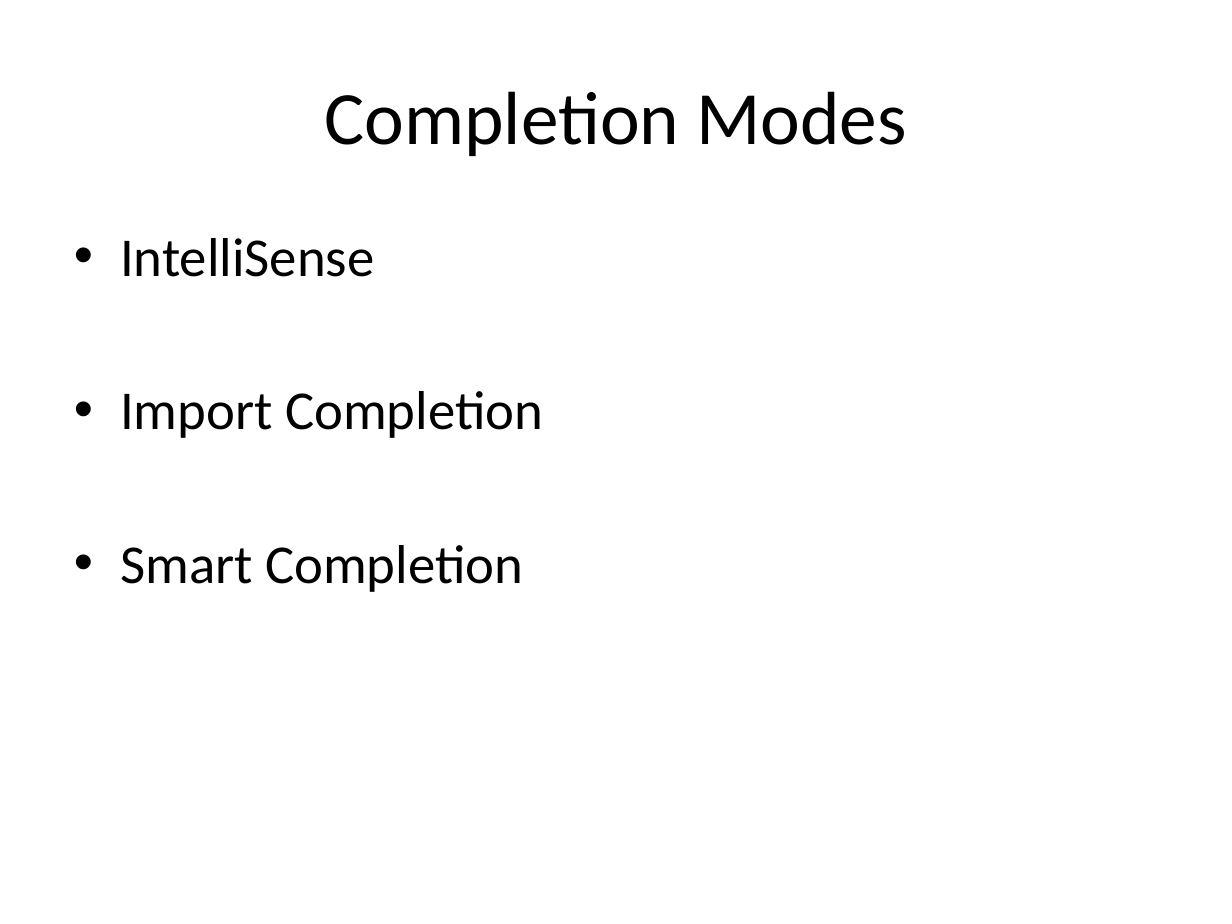
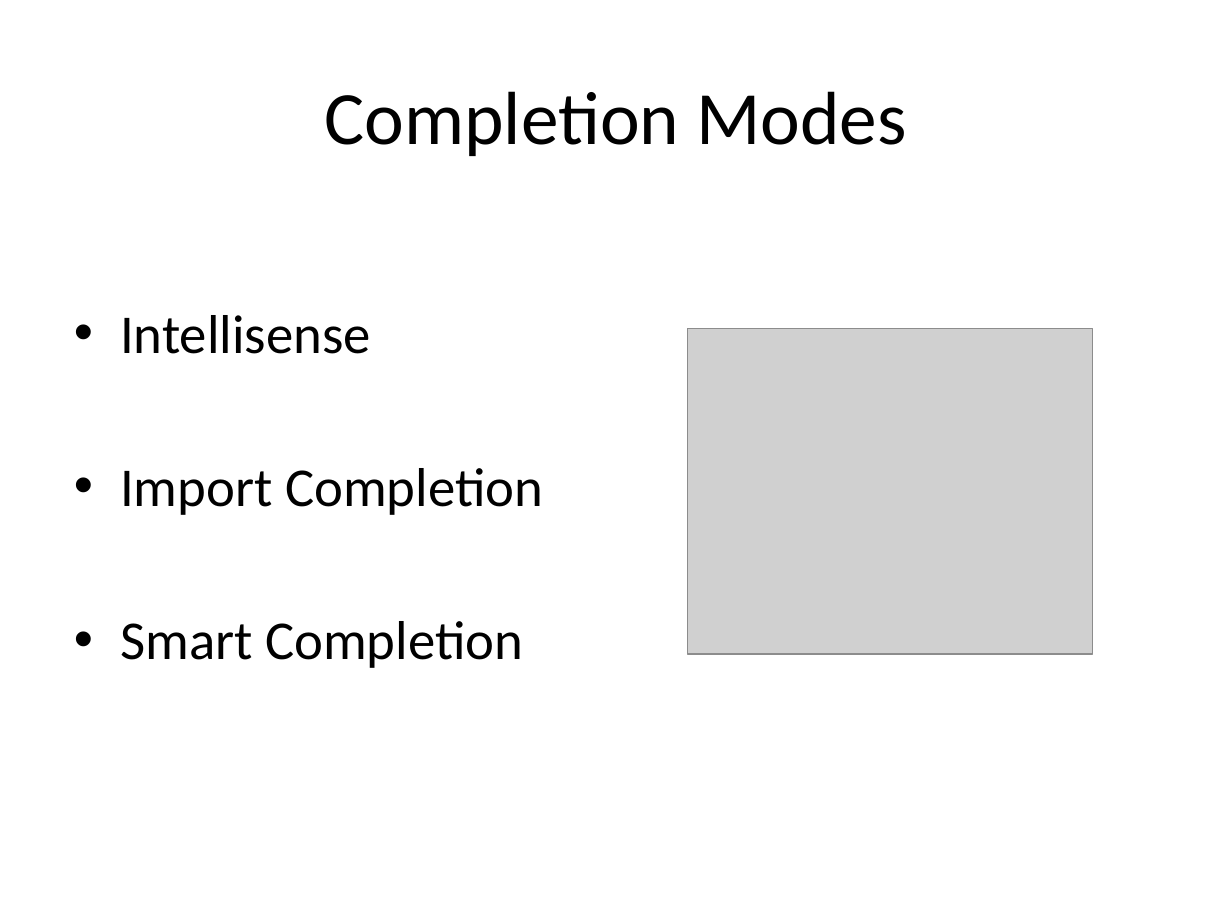
Before and after one commit to rasmuskl/ReSharperCourse, a slide deck: slide 20 of Presentations/2 - Exercises - ReSharper Course.pptx (slide 21 before the commit). Drawn at 1232x924 pixels with LibreOffice and Linux fonts; fonts in the diff are those of the drawing; grey boxes stand for pictures. Boxes give left, top, right and bottom in pixels: in the first picture for what was removed or moved away, otherwise in the second. Text is boxed around its words. In the diff, an @@ line names an element or a change of style, - is before the commit and + after.

```diff
--- a/Presentations/2 - Exercises - ReSharper Course.pptx
+++ b/Presentations/2 - Exercises - ReSharper Course.pptx
@@ text at <box>120,315,371,354</box>: text changed @@
-• IntelliSense
+• Intellisense
@@ picture added at <box>687,329,1093,654</box> @@
```
Also in this commit, not shown: 8 other slides changed, 6 slides added, 1 slide removed, 9 other files.
